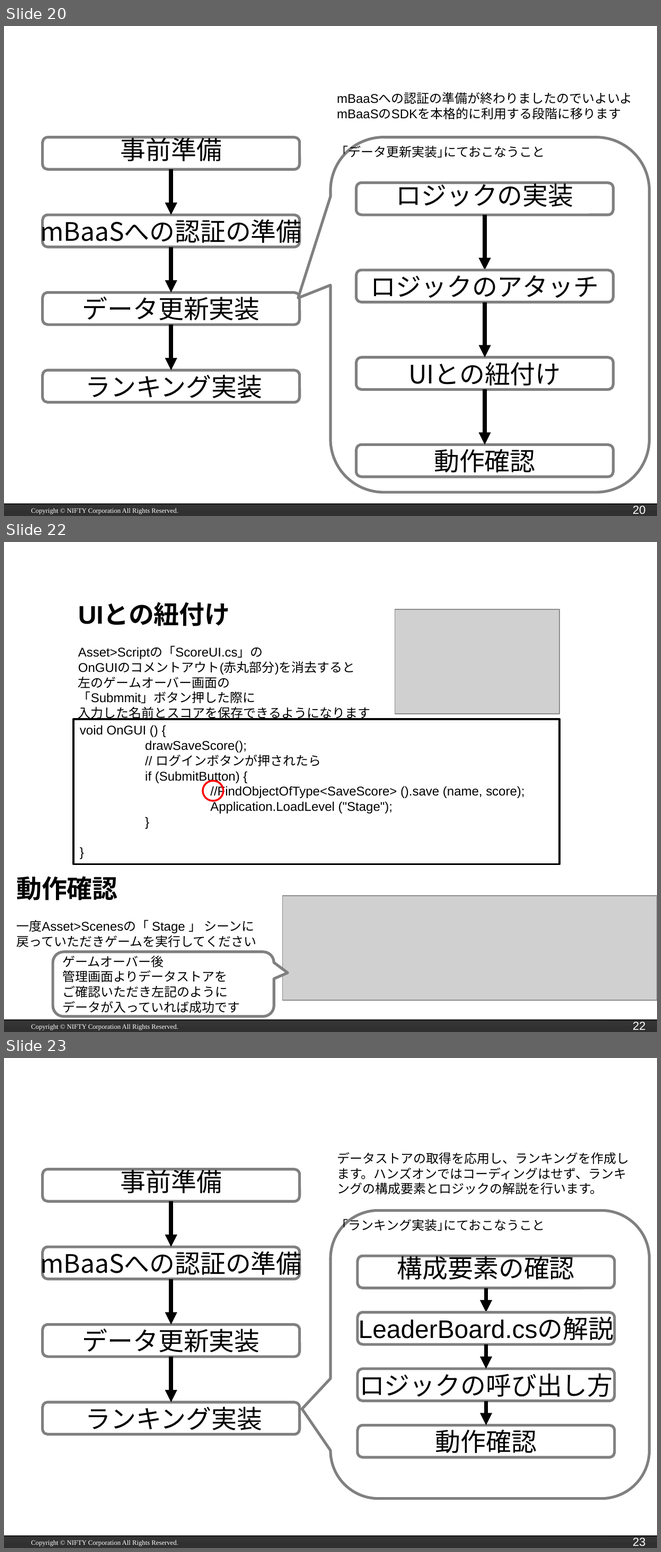
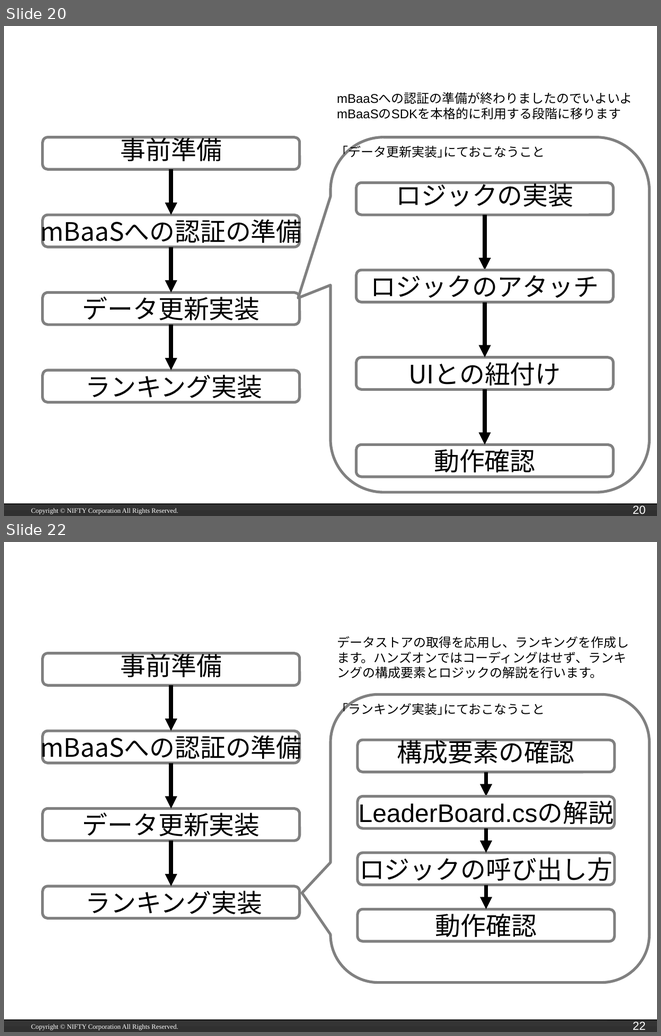
Before and after one commit to hounenhounen/test_hacoscon, a slide deck: NCMB_BitSummit_hacosco.pptx. Shown one above the other, each under a label of ours: slides 20, 22 and 23 before the commit, slides 20 and 22 after it; the slides between them are not shown. The pictures are 661x1552 and 661x1036 pixels, drawn with LibreOffice and Linux fonts; fonts in the diff are those of the drawing; grey boxes stand for pictures; background and template pictures are left out. Boxes give left, top, right and bottom in pixels: in the first picture for what was removed or moved away, otherwise in the second. Text is boxed around its words. In the diff, an @@ line names an element or a change of style, - is before the commit and + after.

```diff
--- a/NCMB_BitSummit_hacosco.pptx
+++ b/NCMB_BitSummit_hacosco.pptx
@@ slide 22 removed at bbox=[4, 542, 657, 1032], background #FFFFFF; not listed: 4 template elements that a slide beside it also shows @@
@@ title removed at bbox=[78, 603, 230, 626] @@
-UIとの紐付け･動作確認
@@ picture removed at bbox=[395, 609, 559, 714] @@
@@ text removed at bbox=[78, 646, 370, 720] @@
-UIとの紐付け
-Asset>Scriptの「ScoreUI.cs」の
-OnGUIのコメントアウト(赤丸部分)を消去すると
-左のゲームオーバー画面の
-「Submmit」ボタン押した際に
-入力した名前とスコアを保存できるようになります
@@ rectangle removed at bbox=[73, 719, 559, 864] @@
@@ text removed at bbox=[80, 725, 524, 813] @@
-void OnGUI () {
-drawSaveScore();
-// ログインボタンが押されたら
-if (SubmitButton) {
-//FindObjectOfType<SaveScore> ().save (name, score);
-Application.LoadLevel ("Stage");
-}
-}
@@ ellipse removed at bbox=[203, 780, 223, 801] @@
@@ text removed at bbox=[16, 876, 256, 947] @@
-動作確認
-一度Asset>Scenesの「 Stage 」 シーンに戻っていただきゲームを実行してください
@@ picture removed at bbox=[282, 896, 657, 1000] @@
@@ rounded speech box removed at bbox=[53, 951, 274, 1016] @@
-ゲームオーバー後
-管理画面よりデータストアを
-ご確認いただき左記のように
-データが入っていれば成功です
@@ what was slide 23 is now slide 22 @@
@@ page number at bbox=[633, 1021, 645, 1030]: text changed @@
-23
+22
```
Also in this commit, not shown: 7 slides changed, 2 slides added, 56 other files.
